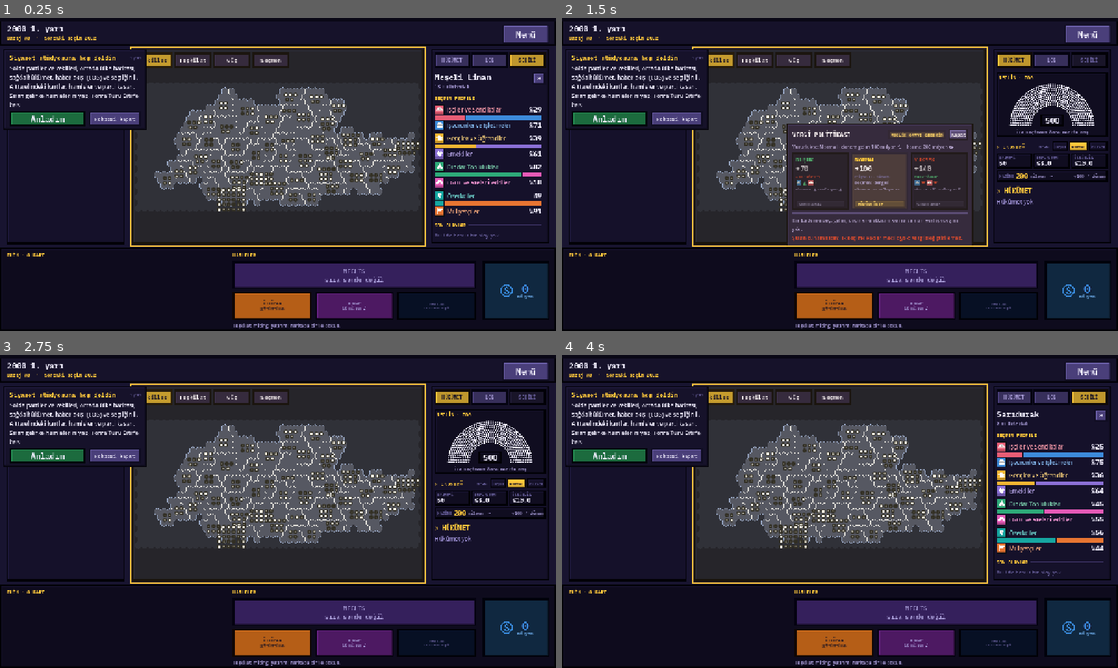
Above: before the commit, frames 1-4 (two rows, left to right).
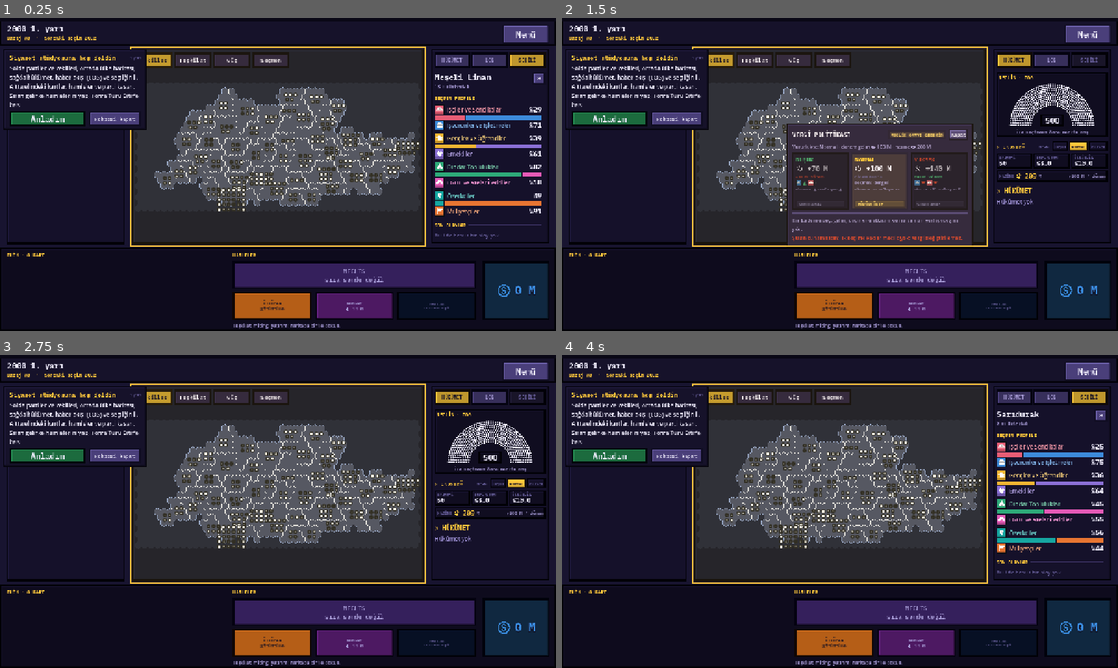
Above: after the commit, the same moments.

Repository: TriQue06/siyaset_oyunu_test_experimental
Game: Godot game, scene res://scenes/GameScreen.tscn
Same seed, same stepped clock (60 frames per second), same inputs: the game is played once before the commit and once after it. This scene is started directly instead of the project's main scene. Sound files missing from this copy of the repository are replaced by a short silence.
Inputs (mouse positions are in pixels of both pictures, inside the frame that each line leads up to):
- Up to frame 1 (0.25 s): no input
- Up to frame 2 (1.5 s): click "KONGRE 10 milyon " (after the commit: "KONGRE  10 M") at 0.5 s; click "NORMAL" at 1.25 s
- Up to frame 3 (2.75 s): click "NORMAL" at 2 s
- Up to frame 4 (4 s): tap Enter at 2.75 s; move the mouse to (962, 495) at 2.77 s; hold Right 2.78-3.5 s; click (962, 495) at 2.92 s; tap Space at 3.02 s; drag from (728, 527) to (812, 574) at 3.52 s

The runs differ from the first frame. In frame 1, 0.2% of the frame differs, in the area x 61-97%, y 85-94%; in frame 2, 0.6%, in the area x 42-97%, y 40-94%; in frame 3, 0.3%; in frame 4, 0.2%.

Commit message:
Sürüm 0.0.240: para yazısı simge başta, M / B (K) birimleri
Co-Authored-By: Claude Opus 5.5 <noreply@anthropic.com>

Diff:
--- a/siyaset-oyunu/localization/en_source.json
+++ b/siyaset-oyunu/localization/en_source.json
@@ -1,4 +1,12 @@
 {
+"YARDIM GÖTÜR · %s": "SEND RELIEF · %s",
+"¤ %s": "¤ %s",
+"dönem başına": "per term",
+"%s → %s / dönem": "%s → %s / term",
+"%s B": "%s K",
+"%s M": "%s M",
+"%s yatırımı · devlet hazinesi %s → %s\nGüçlü yerel etki: yarısı hemen, kalanı %d dönemde · ekonomi canlanır": "%s investment · state treasury %s → %s\nStrong local effect: half now, the rest within %d terms · the economy picks up",
+"Botların dönemlik geliri ve bağış kampanyaları seçilen tutar kadar (¤ M) azalır. 0 = zayıflatma yok.": "Bots' income per term and fundraising campaigns are reduced by the chosen amount (¤ M). 0 = no handicap.",
 "%s yıl": "%s yr",
 " Yeni baraj %%%s, seçimler %s yılda bir, sayım: %s.": " New threshold %s%%, elections every %s years, counting: %s.",
 "Baraj %%%s  ·  %d seçim, %s yılda bir (%d'den %s yıl)": "Threshold %s%%  ·  %d elections every %s years (from %d, %s years)",
--- a/siyaset-oyunu/project.godot
+++ b/siyaset-oyunu/project.godot
@@ -11,7 +11,7 @@
 [application]
 
 config/name="Siyaset Oyunu"
-config/version="0.0.239"
+config/version="0.0.240"
 run/main_scene="res://scenes/Lobby.tscn"
 config/quit_on_go_back=false
 config/features=PackedStringArray("4.7", "Forward Plus")
--- a/siyaset-oyunu/scripts/aid_panel.gd
+++ b/siyaset-oyunu/scripts/aid_panel.gd
@@ -146,8 +146,8 @@
 		return
 	var party_m := _party_slider.value
 	var state_m := _state_slider.value
-	_party_value.text = L.t("%s milyon ¤") % Economy.money_text(party_m)
-	_state_value.text = L.t("%s milyon ¤") % Economy.money_text(state_m)
+	_party_value.text = Economy.money_full(party_m)
+	_state_value.text = Economy.money_full(state_m)
 	var provinces: Array = active.get("provinces", [])
 	var prev := CardManager.disaster_aid_of(peer_id)
 	var total := party_m + state_m
@@ -159,7 +159,7 @@
 	_note.remove_theme_color_override("font_color")
 	_note.add_theme_color_override("font_color", UiTheme.RED if reason != "" else UiTheme.TEXT_MUTED)
 	if reason == "":
-		_confirm.text = L.t("YARDIM GÖTÜR · %s milyon ¤") % Economy.money_text(total)
+		_confirm.text = L.t("YARDIM GÖTÜR · %s") % Economy.money_full(total)
 		UiSkin.skin_color_button(_confirm, UiTheme.GREEN_DARK)
 		_confirm.disabled = false
 	else:
--- a/siyaset-oyunu/scripts/economy.gd
+++ b/siyaset-oyunu/scripts/economy.gd
@@ -249,9 +249,9 @@
 static func money_text(value: float) -> String:
 	return L.thousands(value)
 
-## "1.240 milyon ¤"
+## "¤ 1.240 M" (simge başta; bkz. GameRules.money)
 static func money_full(value: float) -> String:
-	return L.t("%s milyon ¤") % money_text(value)
+	return GameRules.money(value)
 
 ## "%8,4"
 static func percent_text(value: float) -> String:
--- a/siyaset-oyunu/scripts/economy_panel.gd
+++ b/siyaset-oyunu/scripts/economy_panel.gd
@@ -150,10 +150,14 @@
 	cap.size_flags_vertical = Control.SIZE_SHRINK_CENTER
 	cap.mouse_filter = Control.MOUSE_FILTER_IGNORE
 	line.add_child(cap)
+	# Para simgesi tutarın solunda ("¤ 200 M").
+	var icon := UiTheme.mono_label(L.t("¤"), VALUE_SIZE + 1, UiTheme.GOLD, true)
+	icon.mouse_filter = Control.MOUSE_FILTER_IGNORE
+	line.add_child(icon)
 	var value := UiTheme.mono_label("—", VALUE_SIZE + 1, UiTheme.GOLD, true)
 	value.mouse_filter = Control.MOUSE_FILTER_IGNORE
 	line.add_child(value)
-	var unit := UiTheme.mono_label(L.t("milyon ¤"), DELTA_SIZE, UiTheme.TEXT_MUTED)
+	var unit := UiTheme.mono_label(L.t("M"), DELTA_SIZE, UiTheme.TEXT_MUTED)
 	unit.size_flags_vertical = Control.SIZE_SHRINK_CENTER
 	unit.mouse_filter = Control.MOUSE_FILTER_IGNORE
 	line.add_child(unit)
@@ -228,7 +232,7 @@
 		(_tiles["treasury"]["panel"] as Control).tooltip_text += "
 " + L.t("Bu dönemki kotan: %s (bakanlık puanına göre hazinenin %%%d'i).") % [
 			Economy.money_full(CardManager.state_quota(me)), int(round(CardManager.quota_share(CardManager.party_of(me)) * 100.0))]
-	_income_label.text = L.t("+%s / dönem") % Economy.money_text(CardManager.expected_revenue())
+	_income_label.text = L.t("+%s / dönem") % GameRules.amount(CardManager.expected_revenue())
 	var election := not election_headline().is_empty()
 	# Sandık öncesi: özet göstergelerin yerini alır (hazine ve vergi özette).
 	_indicators.visible = not election
@@ -333,7 +337,7 @@
 		tax_text += L.t(" · yerleşik")
 	box.add_child(_summary_row(L.t("Vergi"), tax_text))
 	box.add_child(_summary_row(L.t("Hazine"), L.t("%s · +%s / dönem") % [Economy.money_full(float(econ["treasury"])),
-		Economy.money_text(CardManager.expected_revenue())]))
+		GameRules.amount(CardManager.expected_revenue())]))
 	var pending: Array = econ.get("investments", [])
 	if pending.is_empty():
 		box.add_child(_summary_row(L.t("Yatırım"), L.t("süren yatırım yok")))
@@ -423,12 +427,12 @@
 				refresh()
 				return  # tamamı parti kasasından: hazine değişmedi
 			_count_treasury(float(data.get("before", CardManager.state_treasury())), float(data.get("after", CardManager.state_treasury())))
-			_float_text("treasury", "−%s" % Economy.money_text(float(data.get("cost", 0.0))), UiTheme.RED)
+			_float_text("treasury", "−%s" % GameRules.amount(float(data.get("cost", 0.0))), UiTheme.RED)
 			_flash("treasury", UiTheme.RED)
 		"round":
 			var revenue := float(data.get("revenue", 0.0))
 			_count_treasury(CardManager.state_treasury() - revenue, CardManager.state_treasury())
-			_float_text("treasury", "+%s" % Economy.money_text(revenue), UiTheme.GREEN)
+			_float_text("treasury", "+%s" % GameRules.amount(revenue), UiTheme.GREEN)
 			_flash("treasury", UiTheme.GREEN)
 			for key in ["index", "inflation", "unemployment"]:
 				_flash(key, UiTheme.GOLD)
@@ -562,11 +566,11 @@
 	name.mouse_filter = Control.MOUSE_FILTER_IGNORE
 	box.add_child(name)
 	var revenue := CardManager.expected_revenue(level)
-	var money := UiTheme.mono_label("+%s" % Economy.money_text(revenue), 16, UiTheme.TEXT, true)
+	var money := UiTheme.mono_label(L.t("¤ %s") % ("+" + GameRules.amount(revenue)), 16, UiTheme.TEXT, true)
 	money.mouse_filter = Control.MOUSE_FILTER_IGNORE
 	box.add_child(money)
 	var diff := revenue - CardManager.expected_revenue(current)
-	var sub := L.t("milyon ¤ / dönem") if is_current else L.t("%s%s / dönem") % ["+" if diff > 0.0 else "−", Economy.money_text(absf(diff))]
+	var sub := L.t("dönem başına") if is_current else L.t("%s%s / dönem") % ["+" if diff > 0.0 else "−", GameRules.amount(absf(diff))]
 	box.add_child(PopupKit.label(sub, 9, UiTheme.TEXT_DIM if is_current else (UiTheme.GREEN if diff > 0.0 else UiTheme.RED)))
 	# Seçmen etkisi (tam yerleşince başbakanın partisinde, şimdiki kademeye göre).
 	var effects := _tax_mood_change(level, current)
@@ -616,7 +620,7 @@
 	detail.add_child(UiTheme.mono_label(CardPresets.card_title(law_type), 13, TAX_COLORS[level], true))
 	var revenue_now := CardManager.expected_revenue(current)
 	var revenue_new := CardManager.expected_revenue(level)
-	detail.add_child(PopupKit.kv(L.t("Hazine geliri"), L.t("%s → %s milyon ¤ / dönem") % [Economy.money_text(revenue_now), Economy.money_text(revenue_new)],
+	detail.add_child(PopupKit.kv(L.t("Hazine geliri"), L.t("%s → %s / dönem") % [Economy.money_full(revenue_now), Economy.money_full(revenue_new)],
 		UiTheme.GREEN if revenue_new > revenue_now else UiTheme.RED))
 	var after := Economy.pressure_after_change(float(CardManager.economy["pressure"]), level)
 	var probe := {"tax": level, "pressure": after}
--- a/siyaset-oyunu/scripts/game_rules.gd
+++ b/siyaset-oyunu/scripts/game_rules.gd
@@ -105,12 +105,26 @@
 ## Hükümette görevi olan partiler dönemde 10 milyon ¤ fazla alır (iktidar avantajı).
 const FUNDS_PER_ROUND_GOVERNMENT := 40
 ## BEDEL YAZISI: ücretsiz hamleler her yerde "bedelsiz" diye geçer ("bedava"
-## ya da "0 milyon ¤" değil). Para cezası ve finansman paylaşımı yüzünden
-## ondalık da gerekirse basılır.
+## ya da "¤ 0 M" değil).
 static func cost_text(cost: float) -> String:
 	if cost <= 0.0:
 		return L.t("bedelsiz")
-	return L.t("%s milyon ¤") % money_text(cost)
+	return money(cost)
+
+## PARA YAZISI (0.0.240): simge EN BAŞTA, sonra tutar ve birim: "¤ 10 M".
+## Tutarlar milyon cinsindendir; 1 milyonun altı bin olarak yazılır ("¤ 590 B";
+## İngilizcede "K"). "¤" yer tutucusu L.t() içinde simgeye döner (MoneyIcon).
+static func money(value_million: float) -> String:
+	return L.t("¤ %s") % amount(value_million)
+
+## Simgesiz tutar ve birim: "10 M", "2,5 M", "1.240 M", "590 B".
+static func amount(value_million: float) -> String:
+	var v := absf(value_million)
+	var sign := "−" if value_million < 0.0 else ""
+	if v > 0.0 and v < 1.0:
+		return sign + L.t("%s B") % str(int(roundf(v * 1000.0)))
+	var text := L.thousands(v) if is_equal_approx(v, roundf(v)) else L.dec(v, 1)
+	return sign + L.t("%s M") % text
 
 ## Tutar yazısı (milyon ¤, birimsiz): tam sayıysa "15", değilse "2,5".
 static func money_text(value: float) -> String:
--- a/siyaset-oyunu/scripts/game_screen.gd
+++ b/siyaset-oyunu/scripts/game_screen.gd
@@ -1855,7 +1855,7 @@
 		_:
 			# PARA GİZLİ: kimse rakibinin kasasını göremez.
 			if is_self:
-				return [_table_value(CardManager.funds_text(CardManager.funds_of(peer_id)), 58.0, FUNDS_COLOR)]
+				return [_table_value(GameRules.money(CardManager.funds_of(peer_id)), 58.0, FUNDS_COLOR)]
 			return [_table_value("·", 58.0, UiTheme.TEXT_DIM)]
 
 ## Bir durum güncellemesinde birkaç sinyal aynı paneli yeniden kuruyordu
@@ -3800,13 +3800,6 @@
 	_funds_label.horizontal_alignment = HORIZONTAL_ALIGNMENT_CENTER
 	amount_box.add_child(_funds_label)
 	var unit := Label.new()
-	unit.text = L.t("milyon")  # simge levhanın solunda (CoinIcon), yazıda tekrar etmez
-	unit.horizontal_alignment = HORIZONTAL_ALIGNMENT_CENTER
-	unit.add_theme_font_override("font", UiTheme.mono(true))
-	unit.add_theme_font_size_override("font_size", 10)
-	unit.add_theme_color_override("font_color", FUNDS_COLOR.lightened(0.25))
-	unit.mouse_filter = Control.MOUSE_FILTER_IGNORE
-	amount_box.add_child(unit)
 	_funds_plate.gui_input.connect(func(event: InputEvent):
 		if event is InputEventMouseButton and event.pressed and event.button_index == MOUSE_BUTTON_LEFT:
 			_show_toast(_funds_rules))
@@ -3931,7 +3924,8 @@
 	if _parl_button == null:
 		return
 	var me := multiplayer.get_unique_id()
-	_funds_label.text = CardManager.funds_text(CardManager.funds_of(me))
+	# "190 M": simge levhanın solunda (CoinIcon), yazıda tekrar etmez.
+	_funds_label.text = GameRules.amount(CardManager.funds_of(me))
 	# disabled kullanılmıyor: pasif butona dokununca neden olmadığı uyarı olarak çıksın.
 	_set_action_available(_congress_button, CardManager.can_call_congress(me) or _pending_congress)
 	_set_action_text(_congress_button, L.t("KONGRE"), _congress_cost_text())
@@ -4650,8 +4644,8 @@
 ## bakiyesi, etkinin zamanlaması.
 func _invest_preview(pname: String) -> String:
 	var before := CardManager.state_treasury()
-	return L.t("%s yatırımı · devlet hazinesi %s → %s milyon ¤\nGüçlü yerel etki: yarısı hemen, kalanı %d dönemde · ekonomi canlanır") % [
-		pname, Economy.money_text(before), Economy.money_text(before - Economy.INVEST_COST), Economy.INVEST_DELAY_ROUNDS]
+	return L.t("%s yatırımı · devlet hazinesi %s → %s\nGüçlü yerel etki: yarısı hemen, kalanı %d dönemde · ekonomi canlanır") % [
+		pname, Economy.money_full(before), Economy.money_full(before - Economy.INVEST_COST), Economy.INVEST_DELAY_ROUNDS]
 
 static func _one_decimal(value: float) -> String:
 	if is_equal_approx(value, roundf(value)):
--- a/siyaset-oyunu/scripts/room_lobby.gd
+++ b/siyaset-oyunu/scripts/room_lobby.gd
@@ -560,7 +560,7 @@
 		MultiplayerManager.AWAY_BOT if on else MultiplayerManager.AWAY_PASSIVE))
 	away_box.add_child(away_bot_check)
 
-	var bot_box := _section(L.t("BOT GELİR ZAYIFLATMASI"), L.t("Botların dönemlik geliri ve bağış kampanyaları seçilen tutar kadar (milyon ¤) azalır. 0 = zayıflatma yok."))
+	var bot_box := _section(L.t("BOT GELİR ZAYIFLATMASI"), L.t("Botların dönemlik geliri ve bağış kampanyaları seçilen tutar kadar (¤ M) azalır. 0 = zayıflatma yok."))
 	var bot_row := HBoxContainer.new()
 	bot_row.add_theme_constant_override("separation", 6)
 	bot_box.add_child(bot_row)
--- a/siyaset-oyunu/tools/smoke_test_economy.gd
+++ b/siyaset-oyunu/tools/smoke_test_economy.gd
@@ -369,7 +369,9 @@
 	print("")
 	print("=== 10) GÖSTERİM YARDIMCILARI ===")
 	check("para biçimi", Economy.money_text(1240.0) == "1.240" and Economy.money_text(-5.0) == "−5"
-		and Economy.money_full(100.0) == "100 milyon " + MoneyIcon.GLYPH)
+		and Economy.money_full(100.0) == MoneyIcon.GLYPH + " 100 M")
+	check("milyonun altı bin (B), simge başta", GameRules.money(0.59) == MoneyIcon.GLYPH + " 590 B" and GameRules.amount(2.5) == "2,5 M"
+		and GameRules.amount(1240.0) == "1.240 M" and GameRules.amount(-5.0) == "−5 M", GameRules.money(0.59))
 	check("para karakteri gösterilmez (yer tutucu simgeye döner)", not Economy.money_full(100.0).contains("¤")
 		and not GameRules.cost_text(15.0).contains("¤"))
 	check("yüzde biçimi", Economy.percent_text(8.44) == "%8,4")
Not shown, changed: siyaset-oyunu/export_presets.cfg
Not shown, changed: siyaset-oyunu/localization/en.po
